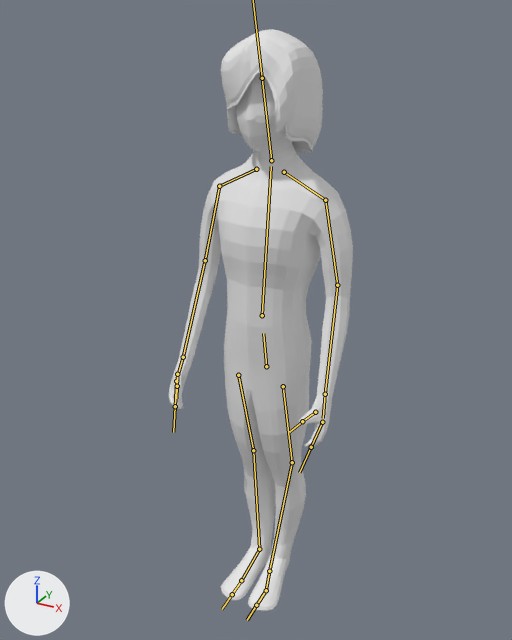
Renders of the FBX model Sona/Assets/Models/Characters/new/Character1.fbx from each side of a commit.
The view is the same before and after, from a 50 mm camera at (0.918, -1.703, 1.856) aimed at (-0.039, 0.036, 0.987). The axes (+X, +Y, +Z) are drawn at lower left. The lights are the same throughout. The bones that bend it are drawn over the model as lines.
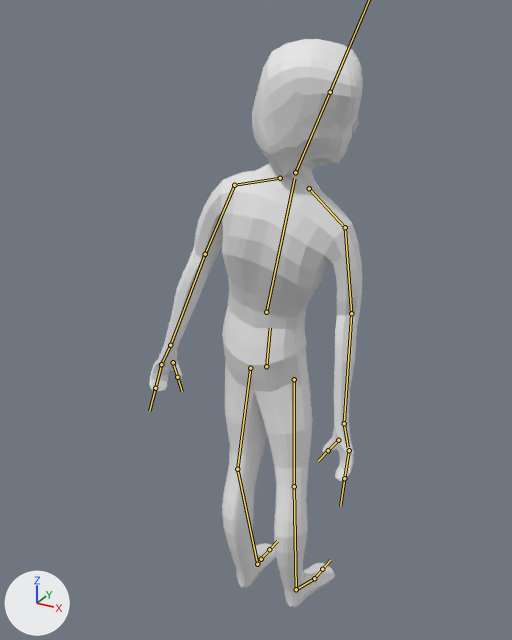
The newer file adds an action. The first version stands in its rest pose; the second is drawn at frame 28 of the action 'lean.right1'.

Pixel boxes [x1, y1, x2, y2] of what changed, in the pictures (512 x 640 px):
```json
{"object": "Circle", "change": "posed", "before": [168, 29, 353, 612], "after": [149, 39, 363, 608], "on screen": "16% wider"}
{"bone": "Bone", "before": "(266, 366) to (263, 333)", "after": "(266, 366) to (270, 328)"}
{"bone": "Bone.001", "before": "(262, 315) to (271, 166)", "after": "(266, 312) to (294, 178)"}
{"bone": "Bone.002", "before": "(271, 160) to (262, 78)", "after": "(295, 172) to (330, 92)"}
{"bone": "avambraccio.L", "before": "(337, 285) to (325, 394)", "after": "(205, 254) to (170, 345)"}
{"bone": "mano.L", "before": "(325, 394) to (323, 418)", "after": "(170, 345) to (162, 362)"}
{"bone": "braccio.R", "before": "(219, 186) to (205, 260)", "after": "(345, 227) to (351, 313)"}
{"bone": "avambraccio.R", "before": "(205, 260) to (183, 357)", "after": "(351, 313) to (344, 423)"}
{"bone": "mano.R", "before": "(183, 357) to (177, 378)", "after": "(344, 423) to (348, 447)"}
{"bone": "coscia.R", "before": "(238, 375) to (253, 450)", "after": "(294, 379) to (294, 486)"}
{"bone": "gamba.R", "before": "(253, 450) to (259, 549)", "after": "(294, 486) to (296, 589)"}
```

The change, as JSON lines over the scene's bpy script:
```json
{"block": "bone_bone", "where": "bone_bone = bpy.data.objects['Character.001'].pose.bones['Bone']"}
{"op": "set", "path": "bone_bone.rotation_quaternion", "old": "(1.0, 0.0, 0.0, 0.0)", "new": "(0.0, 0.0, 0.984, -0.177)", "note": "degrees (0, 0, 0) -> degrees (20, -180, 0)"}
{"block": "bone_bone_001", "where": "bone_bone_001 = bpy.data.objects['Character.001'].pose.bones['Bone.001']  # child of 'Bone'"}
{"op": "set", "path": "bone_bone_001.location", "old": "(0.0, 0.0, 0.0)", "new": "(0.0, 0.005, -0.038)"}
{"op": "set", "path": "bone_bone_001.rotation_quaternion", "old": "(1.0, 0.0, 0.0, 0.0)", "new": "(0.993, 0.0, 0.004, 0.117)", "note": "degrees (0, 0, 0) -> degrees (0, 0, 13)"}
{"block": "bone_bone_002", "where": "bone_bone_002 = bpy.data.objects['Character.001'].pose.bones['Bone.002']  # child of 'Bone.001'"}
{"op": "set", "path": "bone_bone_002.rotation_quaternion", "old": "(1.0, 0.0, 0.0, 0.0)", "new": "(0.782, -0.073, -0.595, 0.172)", "note": "degrees (0, 0, 0) -> degrees (-49, -65, 57)"}
{"block": "bone_avambraccio_l", "where": "bone_avambraccio_l = bpy.data.objects['Character.001'].pose.bones['avambraccio.L']  # child of 'braccio.L'"}
{"op": "set", "path": "bone_avambraccio_l.rotation_quaternion", "old": "(1.0, 0.0, 0.0, 0.0)", "new": "(0.96, -0.28, 0.02, -0.007)", "note": "degrees (0, 0, 0) -> degrees (-33, 2, -1)"}
{"block": "bone_mano_l", "where": "bone_mano_l = bpy.data.objects['Character.001'].pose.bones['mano.L']  # child of 'avambraccio.L'"}
{"op": "set", "path": "bone_mano_l.rotation_quaternion", "old": "(1.0, 0.0, 0.0, 0.0)", "new": "(0.881, 0.031, 0.467, 0.063)", "note": "degrees (0, 0, 0) -> degrees (11, 55, 14)"}
{"block": "bone_braccio_r", "where": "bone_braccio_r = bpy.data.objects['Character.001'].pose.bones['braccio.R']  # child of 'spalla.R'"}
{"op": "set", "path": "bone_braccio_r.rotation_quaternion", "old": "(1.0, 0.0, 0.0, 0.0)", "new": "(0.997, -0.003, 0.017, -0.073)", "note": "degrees (0, 0, 0) -> degrees (0, 2, -8)"}
{"block": "bone_avambraccio_r", "where": "bone_avambraccio_r = bpy.data.objects['Character.001'].pose.bones['avambraccio.R']  # child of 'braccio.R'"}
{"op": "set", "path": "bone_avambraccio_r.rotation_quaternion", "old": "(1.0, 0.0, 0.0, 0.0)", "new": "(0.953, -0.294, 0.027, -0.063)", "note": "degrees (0, 0, 0) -> degrees (-34, 1, -8)"}
{"block": "bone_mano_r", "where": "bone_mano_r = bpy.data.objects['Character.001'].pose.bones['mano.R']  # child of 'avambraccio.R'"}
{"op": "set", "path": "bone_mano_r.rotation_quaternion", "old": "(1.0, 0.0, 0.0, 0.0)", "new": "(0.883, -0.009, -0.46, -0.093)", "note": "degrees (0, 0, 0) -> degrees (7, -55, -16)"}
{"block": "bone_coscia_r", "where": "bone_coscia_r = bpy.data.objects['Character.001'].pose.bones['coscia.R']  # child of 'Bone'"}
{"op": "set", "path": "bone_coscia_r.rotation_quaternion", "old": "(1.0, 0.0, 0.0, 0.0)", "new": "(0.995, 0.0, 0.053, -0.088)", "note": "degrees (0, 0, 0) -> degrees (-1, 6, -10)"}
{"block": "bone_gamba_r", "where": "bone_gamba_r = bpy.data.objects['Character.001'].pose.bones['gamba.R']  # child of 'coscia.R'"}
{"op": "set", "path": "bone_gamba_r.rotation_quaternion", "old": "(1.0, 0.0, 0.0, 0.0)", "new": "(0.999, -0.001, -0.011, 0.042)", "note": "degrees (0, 0, 0) -> degrees (0, -1, 5)"}
```
